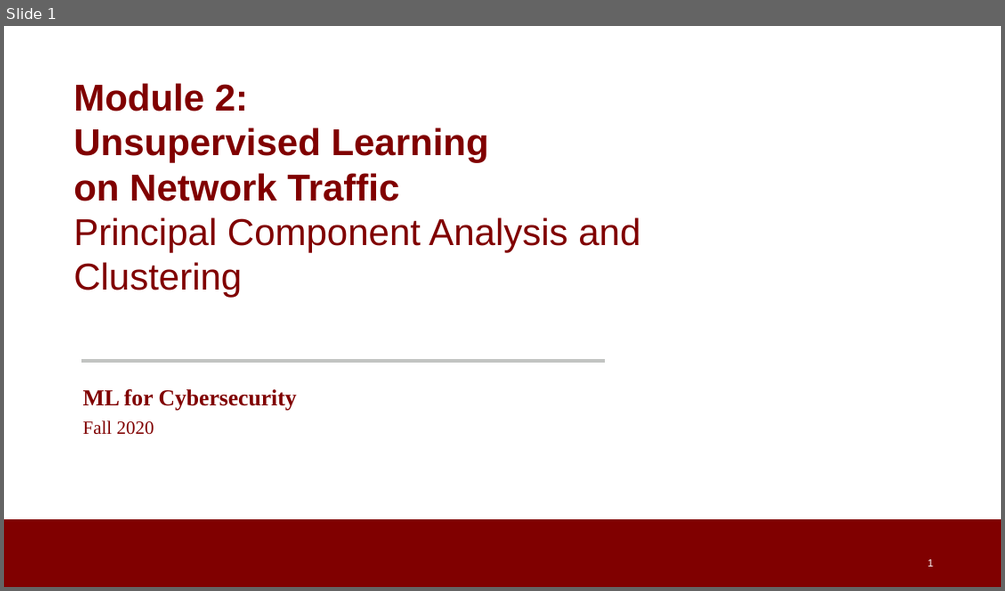
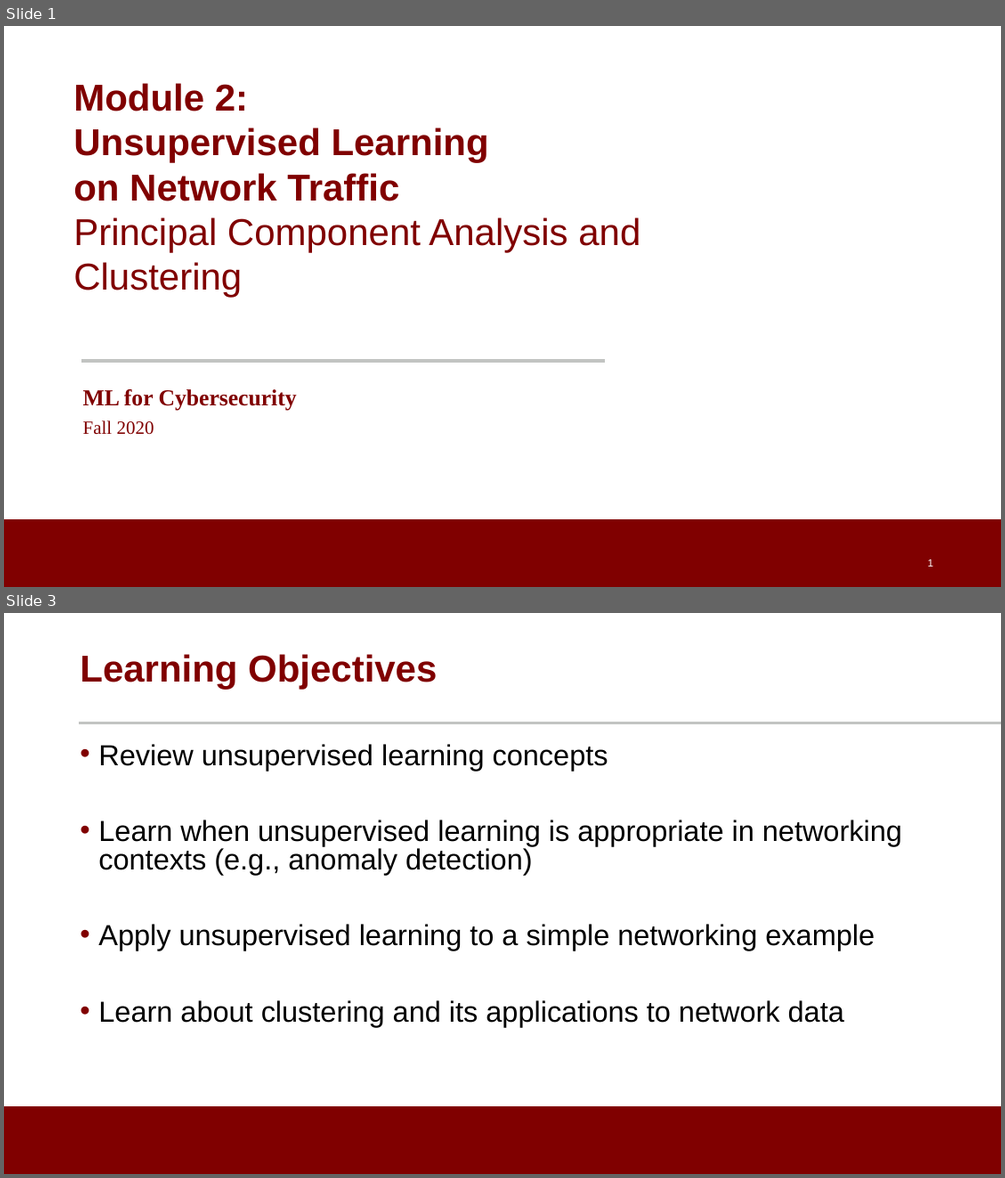
Before and after one commit to noise-lab/ML-Cybersecurity, a slide deck: module-2/ppt/2.5-Unsupervised Learning.pptx. Shown one above the other, each under a label of ours: slide 1 before the commit, slides 1 and 3 after it; the slides between them are not shown. The pictures are 1005x591 and 1005x1178 pixels, drawn with LibreOffice and Linux fonts; fonts in the diff are those of the drawing; background and template pictures are left out. Boxes give left, top, right and bottom in pixels: in the first picture for what was removed or moved away, otherwise in the second. Text is boxed around its words. In the diff, an @@ line names an element or a change of style, - is before the commit and + after.

```diff
--- a/module-2/ppt/2.5-Unsupervised Learning.pptx
+++ b/module-2/ppt/2.5-Unsupervised Learning.pptx
@@ slide 3 added at (x1=4, y1=613, x2=1001, y2=1174), background #FFFFFF; not listed: 1 template element that a slide beside it also shows @@
@@ title added at (x1=80, y1=654, x2=437, y2=690), 36 pt, text #800000, bold @@
+Learning Objectives
@@ line added from (79, 723) to (1001, 723), #C2C4C2 3 pt @@
@@ text added at (x1=98, y1=744, x2=902, y2=1027), 27.9 pt, text #000000 @@
+• Review unsupervised learning concepts
+• Learn when unsupervised learning is appropriate in networking contexts (e.g., anomaly detection)
+• Apply unsupervised learning to a simple networking example
+• Learn about clustering and its applications to network data
```
Also in this commit, not shown: 1 other slide added, 5 other files.
